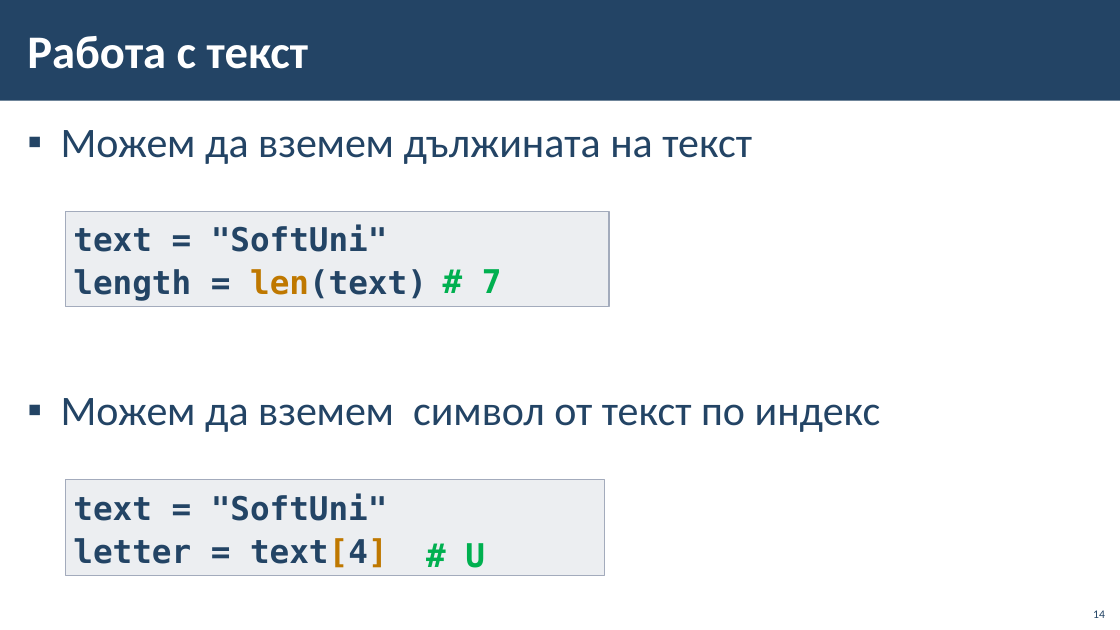
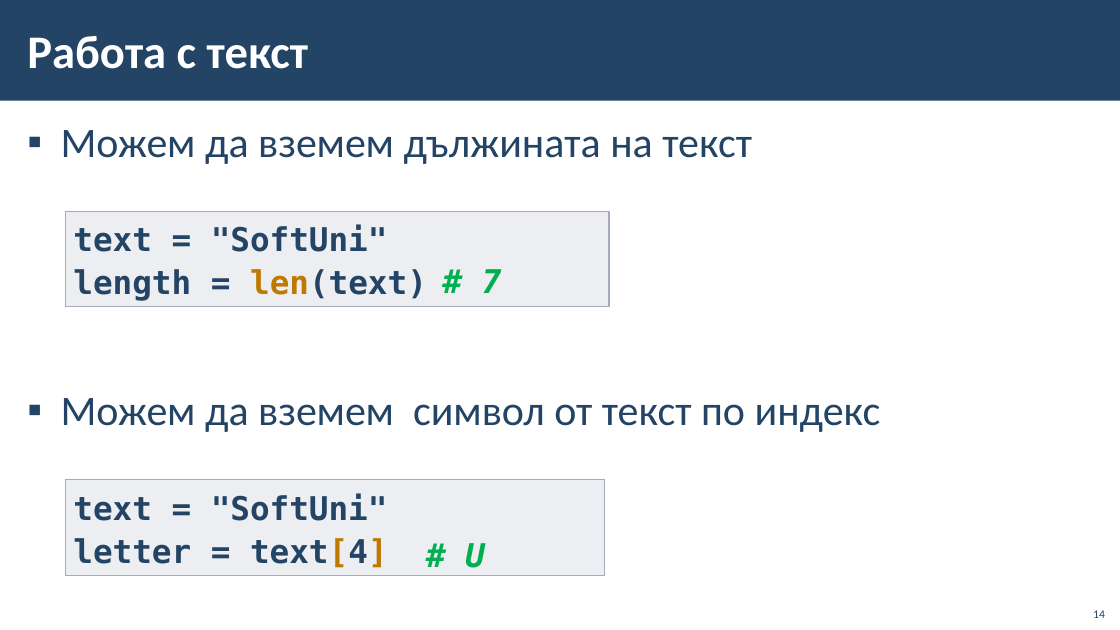
Before and after one commit to BG-IT-Edu/School-Programming, a slide deck: slide 14 of Courses/Computer-Modeling-and-IT/Computer-Modeling-and-IT-6-Class/27-{last-number}-Python/29-Cyclic-Algorithm-Implementation/29-Cyclic-Algorithm-Implementation.pptx. Drawn at 1120x630 pixels with LibreOffice and Linux fonts; fonts in the diff are those of the drawing; background and template pictures are left out. Boxes give left, top, right and bottom in pixels: in the first picture for what was removed or moved away, otherwise in the second. Text is boxed around its words. In the diff, an @@ line names an element or a change of style, - is before the commit and + after.

```diff
--- a/Courses/Computer-Modeling-and-IT/Computer-Modeling-and-IT-6-Class/27-{last-number}-Python/29-Cyclic-Algorithm-Implementation/29-Cyclic-Algorithm-Implementation.pptx
+++ b/Courses/Computer-Modeling-and-IT/Computer-Modeling-and-IT-6-Class/27-{last-number}-Python/29-Cyclic-Algorithm-Implementation/29-Cyclic-Algorithm-Implementation.pptx
@@ text "# 7" at (482, 269, 502, 293): italic on @@
@@ text "# U" at (465, 543, 485, 568): italic on @@
```
Also in this commit, not shown: 1 other slide changed.
